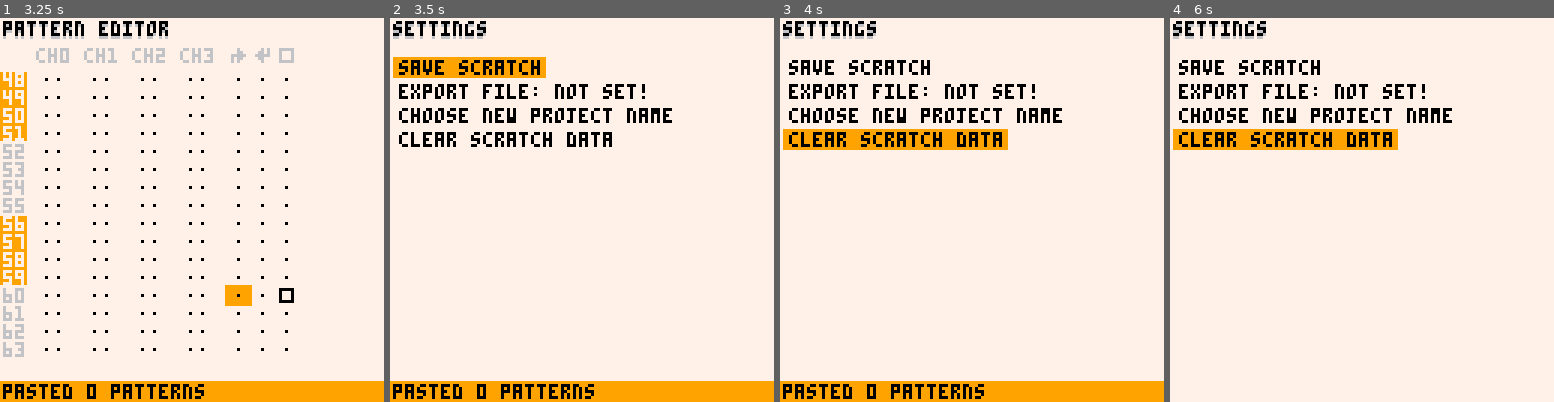
Above: before the commit, frames 1-4 (left to right).
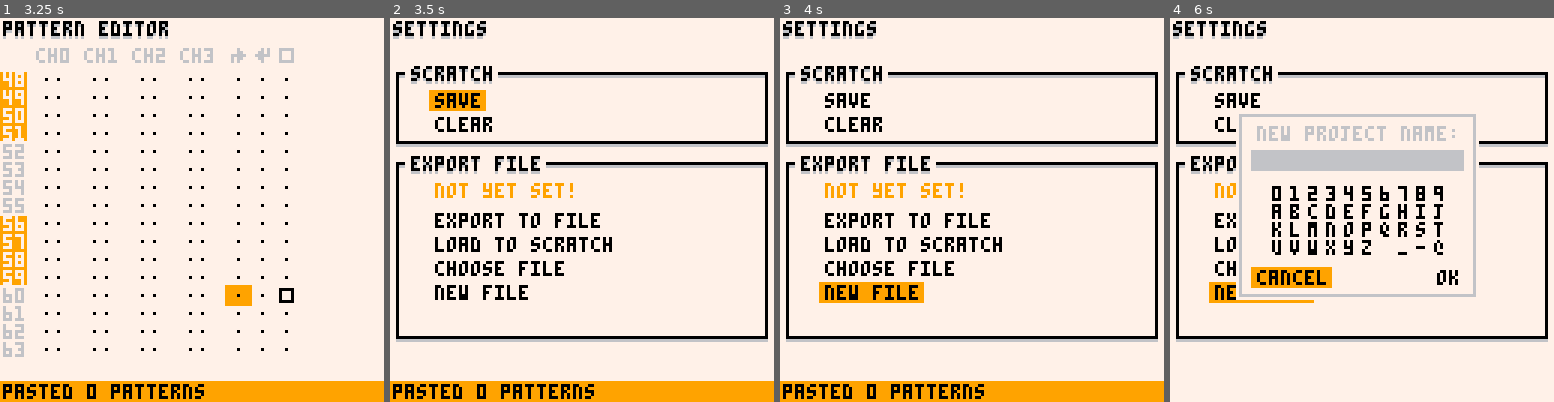
Above: after the commit, the same moments.

Repository: romainchapou/pico-sound-dj
Game: PICO-8 cartridge psdj.p8
The game is run twice, just before and just after one commit, with the same random seed, the same clock (stepped at 60 frames per second) and the same inputs.
Inputs:
- Up to frame 1 (3.25 s): tap X (X key) at 0.33, 1.07, 1.85, 2.97 s; tap O (Z key) at 0.7, 1.7, 2.1, 2.5, 2.9 s; hold Right 1.6-2.1 s; hold Up 2.15-2.42 s; hold Right 2.47-3.03 s; hold Left from 3.08 s (still down)
- Up to frame 2 (3.5 s): keep holding Left; tap O (Z key) at 3.3 s
- Up to frame 3 (4 s): release Left at 3.58 s; hold Down 3.63-3.97 s; tap O (Z key) at 3.7 s
- Up to frame 4 (6 s): hold Right 4.02-4.68 s; tap X (X key) at 4.08, 5.2 s; tap O (Z key) every 0.4 s from 4.1 to 5.7 s; hold Up 4.73-5.03 s; hold Left 5.08-5.68 s; hold Down from 5.73 s (still down)

Frame 1 is identical in both runs. In frame 2, 15% of the frame differs, in the area x 0-99%, y 10-85%; in frame 3, 16%; in frame 4, 20%.

Commit message:
WIP new settings look

Diff:
--- a/confirm_pop_up.lua
+++ b/confirm_pop_up.lua
@@ -36,7 +36,7 @@
 
     print("confirmation", start_x+10, start_y-1, 6)
 
-    print(txt, start_x-3, start_y+7, 0)
+    print(txt, start_x-2, start_y+7, 0)
 
     cancel_widg:draw(start_x, start_y + 48, conf_btn_i == 0)
     confirm_widg:draw(start_x+52, start_y + 48, conf_btn_i == 1)
--- a/settings_pane.lua
+++ b/settings_pane.lua
@@ -3,40 +3,16 @@
   export_file = nil,
 
   widgs = {
-    make_btn_pushed_widget("save scratch", function()
+    -- scratch --
+
+    make_btn_pushed_widget("save", function()
       pattern_editor:store_all_patterns_in_mem()
       cstore(0x3100, 0x3100, 0x1200)
 
       send_msg("scratch saved to cartridge")
     end),
 
-    make_btn_pushed_widget(
-      function()
-        local txt
-
-        if export_file == nil then
-          txt = "not set!"
-        else
-          local path = split(export_file, "/")
-          txt = #path > 2 and "../" .. path[#path] or "/" .. path[#path]
-        end
-
-        return "export file: " .. txt
-      end,
-      function()
-        file_chooser:init(function(new_file)
-          export_file = new_file
-      end)
-    end),
-
-    make_btn_pushed_widget("choose new project name", function()
-      proj_create_win:init(function(new_name)
-        export_file = new_name .. ".p8"
-      end)
-    end),
-
-
-    make_btn_pushed_widget("clear scratch data", function()
+    make_btn_pushed_widget("clear", function()
       confirm_pop_up:init("current scratch\ndata will be\nlost, continue?", function()
         memset(0x3100, 0b01000000, 0x0100)
         memset(0x3200, 0, 0x1100)
@@ -48,6 +24,26 @@
         pattern_editor:init()
 
         send_msg("scratch data cleared")
+      end)
+    end),
+
+    -- export file --
+
+    make_btn_pushed_widget("export to file", function()
+    end),
+
+    make_btn_pushed_widget("load to scratch", function()
+    end),
+
+    make_btn_pushed_widget("choose file", function()
+        file_chooser:init(function(new_file)
+          export_file = new_file
+      end)
+    end),
+
+    make_btn_pushed_widget("new file", function()
+      proj_create_win:init(function(new_name)
+        export_file = new_name .. ".p8"
       end)
     end)
   },
@@ -84,21 +80,35 @@
 
     local start_x, start_y = 3, 6
 
-    for i = 1,#widgs do
-      widgs[i]:draw(start_x, start_y + 8*i, i == cur_widg)
+    shadow_rect(start_x -1, start_y +12, start_x + 122, start_y + 35)
+    shadow_print("scratch", start_x+4, start_y+10)
+
+    for i=1,2 do
+      widgs[i]:draw(start_x+12, start_y + 8*i+11, i == cur_widg)
+    end
+
+    shadow_rect(start_x -1, start_y +42, start_x + 122, start_y + 100)
+    shadow_print("export file", start_x+4, start_y+40)
+
+    local exp_txt, exp_color
+
+    if export_file == nil then
+      exp_txt = "not yet set!"
+      exp_color = 6
+    else
+      local path = split(export_file, "/")
+      exp_txt = #path > 2 and "../" .. path[#path] or "/" .. path[#path]
+      exp_color = 9
+    end
+
+    print(exp_txt, start_x+12, start_y+49, 9)
+
+    for i=3,#widgs do
+      widgs[i]:draw(start_x+12, start_y + 8*i+35, i == cur_widg)
     end
 
     for w in all(sub_wins) do
       w:draw()
     end
-
-    -- TODO tmp remove this
-    local function str_san(s)
-      if s == nil then
-        return "[nil]"
-      else
-        return s
-      end
-    end
   end,
 }
--- a/utils.lua
+++ b/utils.lua
@@ -17,8 +17,15 @@
 end
 
 function shadow_print(txt, x, y)
+  rectfill(x-2, y-1, x+#txt*4, y+6, 7)
+
   print(txt, x, y+1, 6)
   print(txt, x, y, 0)
+end
+
+function shadow_rect(x1, y1, x2, y2)
+  rect(x1, y1+1, x2, y2+1, 6)
+  rect(x1,   y1, x2,   y2, 0)
 end
 
 function draw_win_bg(x1, y1, x2, y2)
